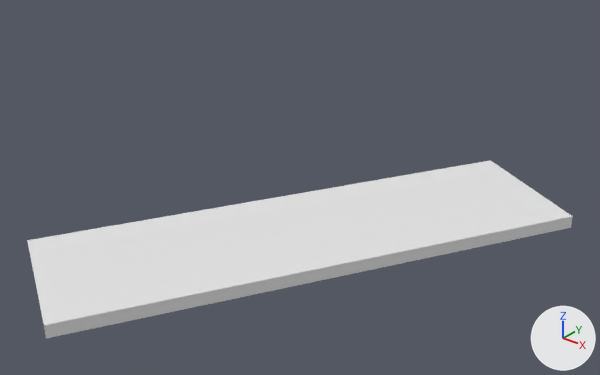
The glTF model client/scripts/modules/game/scene/assets/models/buildings/road.glb, before and after one commit.
Camera for both pictures: a 50 mm camera at (0.854, -0.309, 0.58) aimed at (0.266, 0.427, 0.124). Every picture has the same lights, and +X, +Y and +Z are marked at lower right. Vertices at the same position are counted once.

Names of what the first picture shows: 'Road'.
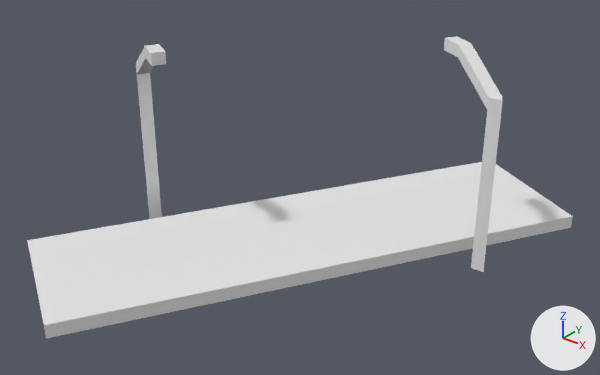
Where the change shows, as pixel boxes (x1, y1, x2, y2) in the pictures (600 x 375 px):
'Road', reshaped (69% taller): before (27, 160, 573, 338); after (27, 36, 573, 338)
part 1 of me_cylinder_010, added: after (136, 44, 166, 219)
part 2 of me_cylinder_010, added: after (444, 36, 503, 272)

The change in detail:
me_cylinder_010 is used by ob_road; location (0.0, 0.0, 0.0).
me_cylinder_010 had 8 vertices, 6 faces and spanned x 0.0..0.519, y 0.1..0.8, z 0.037..0.055.
me_cylinder_010 now has 40 vertices, 52 faces and spans x 0.0..0.519, y 0.1..0.8, z 0.036..0.303.
me_cylinder_010 part 1: a new loose piece of 16 vertices spanning x 0.043..0.15, y 0.308..0.375, z 0.036..0.303.
me_cylinder_010 part 2: a new loose piece of 16 vertices spanning x 0.373..0.48, y 0.523..0.59, z 0.036..0.303.
